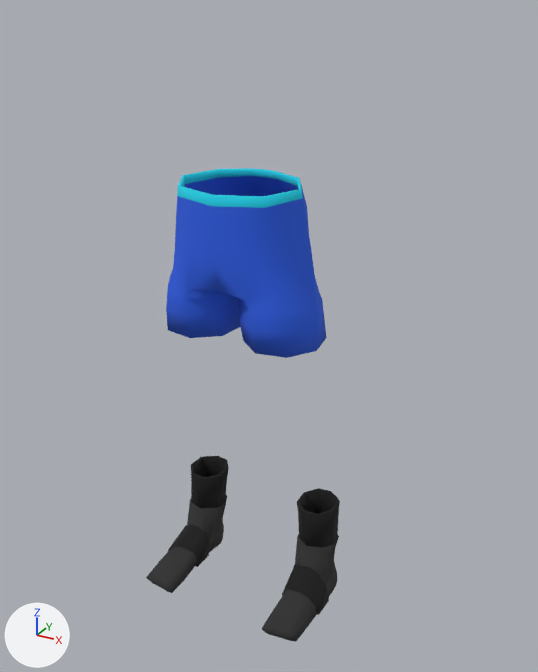
The FBX model Assets/Models/Outfits/Wrestling/Wrestling_1.fbx as it was, and as the next commit left it.
Rendered twice from a 50 mm camera at (1.24, -2.08, 2.12) aimed at (0.07, 0.04, 1.06). Every picture has the same lights, and +X, +Y and +Z are marked at lower left. Vertices at the same position are counted once.

Names of what the first picture shows: 'Shoes', 'Skin.001', 'Socks'.
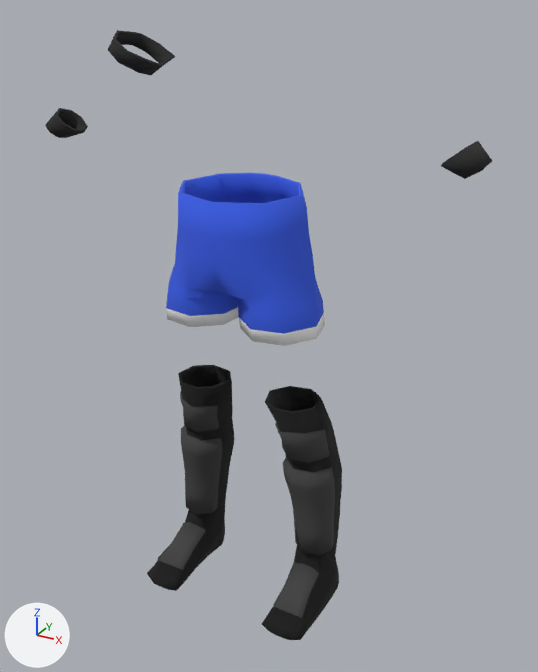
Where the change shows, as pixel boxes [x1, y1, x2, y2] in the pictures (538 x 672 px):
'Skin.001', reshaped (9% shorter)
    before: [166, 168, 327, 358]
    after: [166, 173, 325, 346]
'Boots', added (black)
    after: [147, 365, 342, 640]
    faces in mat_boots (black #131313): [147, 365, 342, 640]
    faces in mat_boots2 (black #434343): [158, 391, 335, 618]
'Shoes', deleted (black)
    before: [146, 495, 339, 642]
    faces in mat_shoes (black #303030): [146, 495, 339, 642]
    faces in mat_shoes2 (black #171717): [168, 525, 329, 615]
'Socks', deleted (black)
    before: [191, 456, 340, 548]
'Lower Bands', added (black)
    after: [45, 108, 492, 179]
'Upper Band', added (black)
    after: [108, 30, 175, 76]

Patch to the scene script:
```diff
--- a/Assets/Models/Outfits/Wrestling/Wrestling_1.fbx.py
+++ b/Assets/Models/Outfits/Wrestling/Wrestling_1.fbx.py
@@ mat_trunks2 @@
+mat_trunks2 = principled_material('Trunks2')
+mat_trunks2.base_color = (1.0, 1.0, 1.0)  # white #ffffff
+mat_trunks2.roughness = 1.0
@@ mat_boots2 @@
+mat_boots2 = principled_material('Boots2')
+mat_boots2.base_color = (0.0558, 0.0558, 0.0558)  # black #434343
+mat_boots2.roughness = 1.0
@@ mat_boots3 @@
+mat_boots3 = principled_material('Boots3')
+mat_boots3.base_color = (0.663, 0.663, 0.663)  # light grey #d5d5d5
@@ mat_boots @@
+mat_boots = principled_material('Boots')
+mat_boots.base_color = (0.00655, 0.00655, 0.00655)  # black #131313
+mat_boots.roughness = 1.0
@@ mat_band @@
+mat_band = principled_material('Band')
+mat_band.base_color = (0.0234, 0.0234, 0.0234)  # black #2a2a2a
+mat_band.roughness = 1.0
@@ me_cylinder_010 @@
 # used by ob_skin_001; location = (0.0, 0.0, 1.337)
-me_cylinder_010.from_pydata(...)  # 301 vertices, 302 faces; spans x -0.299..0.299, y -0.195..0.214, z -0.252..0.287
+me_cylinder_010.from_pydata(...)  # 276 vertices, 278 faces; spans x -0.297..0.297, y -0.198..0.207, z -0.211..0.272
+# me_cylinder_010 part 1: 299 vertices removed from x -0.299..0.299, y -0.195..0.214, z -0.252..0.287; 274 vertices added at x -0.297..0.297, y -0.198..0.207, z -0.211..0.272
 me_cylinder_010.materials.append(mat_trunks)
-me_cylinder_010.materials.append(mat_trunks_2)  # cyan #1ccee7
+me_cylinder_010.materials.append(mat_trunks2)  # white #ffffff
@@ me_cylinder_007 @@
+me_cylinder_007.from_pydata(...)  # 916 vertices, 922 faces; spans x -0.356..0.356, y -0.252..0.207, z -1.342..-0.481
+# faces by material slot: [518, 304, 100]
+me_cylinder_007.materials.append(mat_boots)  # black #131313
+me_cylinder_007.materials.append(mat_boots2)  # black #434343
+me_cylinder_007.materials.append(mat_boots3)  # light grey #d5d5d5
@@ me_cylinder_009_1 @@
+me_cylinder_009_1.from_pydata(...)  # 88 vertices, 88 faces; spans x -0.79..0.79, y -0.08..0.05, z 0.36..0.46
+me_cylinder_009_1.materials.append(mat_band)  # black #2a2a2a
@@ me_cylinder_008_1 @@
+me_cylinder_008_1.from_pydata(...)  # 44 vertices, 44 faces; spans x -0.527..-0.327, y -0.069..0.152, z 0.578..0.718
+me_cylinder_008_1.materials.append(mat_band)  # black #2a2a2a
@@ ob_shoes @@
-ob_shoes = bpy.data.objects.new('Shoes', me_cylinder_008)
-ob_shoes.location = (0.0, 0.0, 1.337)
@@ ob_socks @@
-ob_socks = bpy.data.objects.new('Socks', me_cylinder_009)
-ob_socks.location = (0.0, 0.0, 1.337)
@@ ob_boots @@
+ob_boots = bpy.data.objects.new('Boots', me_cylinder_007)
+ob_boots.location = (0.0, 0.0, 1.337)
@@ ob_lower_bands @@
+ob_lower_bands = bpy.data.objects.new('Lower Bands', me_cylinder_009_1)
+ob_lower_bands.location = (0.0, 0.0, 1.337)
@@ ob_upper_band @@
+ob_upper_band = bpy.data.objects.new('Upper Band', me_cylinder_008_1)
+ob_upper_band.location = (0.0, 0.0, 1.337)
```
